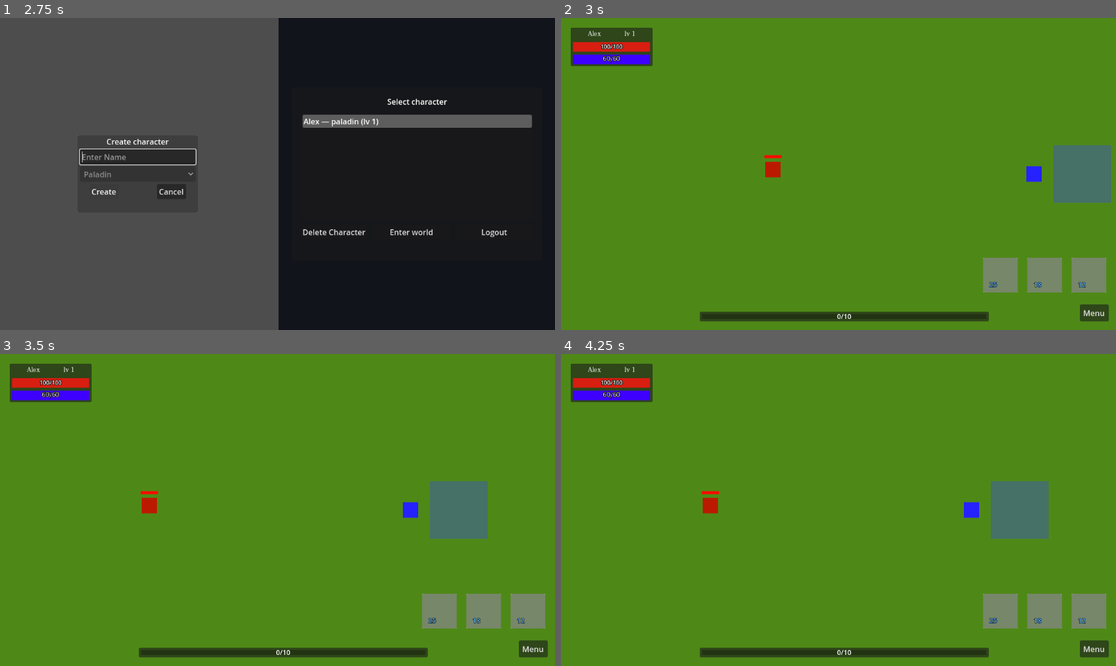
Above: before the commit, frames 1-4 (two rows, left to right).
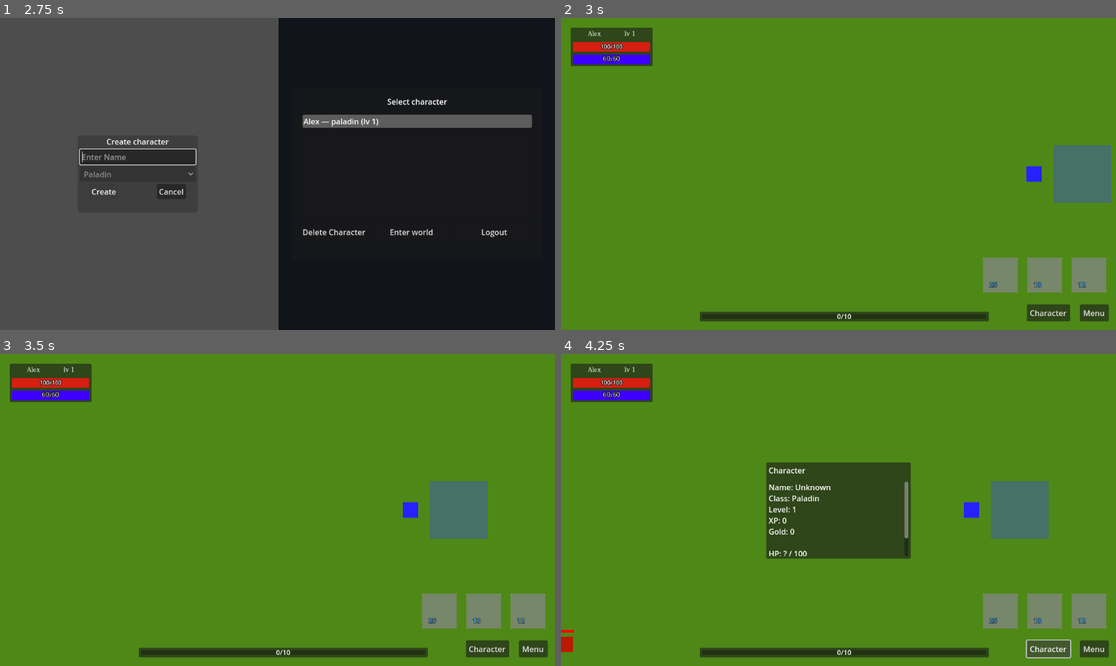
Above: after the commit, the same moments.

Repository: denisshkytko/mmo-mvp-godot
Game: Godot game, scene res://ui/flow/LoginUI.tscn
Same seed, same stepped clock (60 frames per second), same inputs: the game is played once before the commit and once after it. The engine's default icon, where the game draws it, is replaced by a stand-in: a white triangle on a blue panel in a dark square.
Inputs (mouse positions are in pixels of both pictures, inside the frame that each line leads up to):
- Up to frame 1 (2.75 s): click "Sign in" at 0.5 s; click (138, 155) at 1.27 s; type "Alex" at 1.35 s; click "Create" at 2 s
- Up to frame 2 (3 s): click "Enter world" at 2.75 s
- Up to frame 3 (3.5 s): no input
- Up to frame 4 (4.25 s): click (1049, 650) at 3.5 s, where only the run after the commit has a clickable "Character"

Frame 1 is identical in both runs. In frame 2, 0.6% of the frame differs, in the area x 36-92%, y 43-98%; in frame 3, 0.6%; in frame 4, 8.9%, in the area x 0-92%, y 34-98%.

Commit message:
Add CharacterHUD with toggleable character stats panel

Diff:
--- a/game/characters/mobs/NormalAggressiveMob.tscn
+++ b/game/characters/mobs/NormalAggressiveMob.tscn
@@ -1,6 +1,7 @@
-[gd_scene load_steps=7 format=3 uid="uid://c8qhqey2vbhkc"]
+[gd_scene load_steps=8 format=3 uid="uid://c8qhqey2vbhkc"]
 
 [ext_resource type="Script" uid="uid://cvfcjvpmn6mum" path="res://game/characters/mobs/normal_aggressive_mob.gd" id="1_tamd3"]
+[ext_resource type="PackedScene" uid="uid://nas2p81wwe7r" path="res://game/characters/mobs/projectiles/HomingProjectile.tscn" id="2_8u31h"]
 [ext_resource type="Script" uid="uid://dv1banbiwsk4u" path="res://game/characters/mobs/normal_aggressive_mob_ai.gd" id="2_bknh3"]
 [ext_resource type="Script" uid="uid://bhbt685cxtod3" path="res://game/characters/mobs/normal_aggressive_mob_combat.gd" id="3_8u31h"]
 [ext_resource type="Script" uid="uid://dgcctk2ufrluw" path="res://game/characters/mobs/normal_aggressive_mob_stats.gd" id="4_q1mdw"]
@@ -14,24 +15,7 @@
 [node name="NormalAggressiveMob" type="CharacterBody2D" groups=["mobs"]]
 motion_mode = 1
 script = ExtResource("1_tamd3")
-aggro_radius = null
-base_xp = null
-xp_per_level = null
-melee_base_attack = null
-melee_attack_per_level = null
-melee_base_max_hp = null
-melee_base_defense = null
-melee_defense_per_level = null
-melee_stop_distance = null
-melee_attack_range = null
-melee_attack_cooldown = null
-ranged_base_attack = null
-ranged_attack_per_level = null
-ranged_base_max_hp = null
-ranged_base_defense = null
-ranged_defense_per_level = null
-ranged_attack_range = null
-ranged_attack_cooldown = null
+ranged_projectile_scene = ExtResource("2_8u31h")
 
 [node name="TargetMarker" type="ColorRect" parent="."]
 offset_left = -22.0
--- a/game/characters/mobs/normal_aggressive_mob_combat.gd
+++ b/game/characters/mobs/normal_aggressive_mob_combat.gd
@@ -28,17 +28,48 @@
 	if not player.has_method("take_damage"):
 		return
 
+	# если игрок мёртв — не атакуем
+	if "is_dead" in player and bool(player.get("is_dead")):
+		return
+
 	var dist: float = owner.global_position.distance_to(player.global_position)
 
 	if attack_mode == AttackMode.MELEE:
 		if dist <= melee_attack_range and _attack_timer <= 0.0:
 			player.call("take_damage", attack_value)
 			_attack_timer = melee_cooldown
-	else:
-		if dist <= ranged_attack_range and _attack_timer <= 0.0:
-			# пока instant-hit (снаряд подключим позже, когда решишь)
-			player.call("take_damage", attack_value)
-			_attack_timer = ranged_cooldown
+		return
+
+	# RANGED
+	if dist <= ranged_attack_range and _attack_timer <= 0.0:
+		_fire_ranged(owner, player, attack_value)
+		_attack_timer = ranged_cooldown
+
+func _fire_ranged(owner: Node2D, player: Node2D, damage: int) -> void:
+	# Если сцена не назначена — fallback на instant-hit (чтобы не сломать игру)
+	if ranged_projectile_scene == null:
+		player.call("take_damage", damage)
+		return
+
+	var inst := ranged_projectile_scene.instantiate()
+	var proj := inst as Node2D
+	if proj == null:
+		# если кто-то случайно назначил не Node2D
+		player.call("take_damage", damage)
+		return
+
+	# добавляем в мир рядом с мобом (на уровень выше моба)
+	var parent := owner.get_parent()
+	if parent == null:
+		player.call("take_damage", damage)
+		return
+
+	parent.add_child(proj)
+	proj.global_position = owner.global_position
+
+	# setup если есть метод
+	if proj.has_method("setup"):
+		proj.call("setup", player, damage, owner)
 
 func get_stop_distance() -> float:
 	if attack_mode == AttackMode.MELEE:
--- /dev/null
+++ b/game/characters/mobs/projectiles/HomingProjectile.tscn
@@ -0,0 +1,11 @@
+[gd_scene load_steps=3 format=3 uid="uid://nas2p81wwe7r"]
+
+[ext_resource type="Script" uid="uid://b8nktpjaxj3dy" path="res://game/characters/mobs/projectiles/homing_projectile.gd" id="1_opowe"]
+[ext_resource type="Texture2D" uid="uid://dpk1lcys7sc8o" path="res://icon.svg" id="1_xwjd8"]
+
+[node name="HomingProjectile" type="Node2D"]
+script = ExtResource("1_opowe")
+
+[node name="Sprite2D" type="Sprite2D" parent="."]
+scale = Vector2(0.1, 0.1)
+texture = ExtResource("1_xwjd8")
--- /dev/null
+++ b/game/characters/mobs/projectiles/homing_projectile.gd
@@ -0,0 +1,68 @@
+extends Node2D
+class_name HomingProjectile
+
+@export var speed: float = 420.0
+@export var hit_distance: float = 10.0
+@export var max_lifetime: float = 6.0
+
+var _target: Node2D = null
+var _damage: int = 0
+var _source: Node2D = null
+var _hit: bool = false
+var _life: float = 0.0
+
+func setup(target: Node2D, damage: int, source: Node2D = null) -> void:
+	_target = target
+	_damage = damage
+	_source = source
+
+func _physics_process(delta: float) -> void:
+	if _hit:
+		return
+
+	_life += delta
+	if _life >= max_lifetime:
+		queue_free()
+		return
+
+	# Если цель пропала — удаляем снаряд
+	if _target == null or not is_instance_valid(_target):
+		queue_free()
+		return
+
+	# Если источник нужен тебе как “контроль жизни снаряда” — оставляем.
+	# Если моб умер и его удалили — снаряд тоже исчезнет, чтобы не было мусора.
+	if _source != null and not is_instance_valid(_source):
+		queue_free()
+		return
+
+	# Если игрок уже мёртв — не продолжаем
+	if "is_dead" in _target and bool(_target.get("is_dead")):
+		queue_free()
+		return
+
+	# Движение: каждый кадр летим прямо к текущей позиции игрока (100% попадание)
+	var to_target: Vector2 = _target.global_position - global_position
+	var dist: float = to_target.length()
+
+	if dist <= hit_distance:
+		_apply_hit()
+		return
+
+	var dir: Vector2 = to_target / dist
+	global_position += dir * speed * delta
+
+func _apply_hit() -> void:
+	if _hit:
+		return
+	_hit = true
+
+	if _target != null and is_instance_valid(_target):
+		if "is_dead" in _target and bool(_target.get("is_dead")):
+			queue_free()
+			return
+
+		if _target.has_method("take_damage"):
+			_target.call("take_damage", _damage)
+
+	queue_free()
--- /dev/null
+++ b/game/world/spawners/NAMSpawner.tscn
@@ -0,0 +1,6 @@
+[gd_scene load_steps=2 format=3 uid="uid://6lf4c54hdjyr"]
+
+[ext_resource type="Script" uid="uid://bk3kh0k3lb51t" path="res://game/world/spawners/nam_spawner.gd" id="1_4saif"]
+
+[node name="NAMSpawner" type="Node2D"]
+script = ExtResource("1_4saif")
--- a/game/world/spawners/Spawner.tscn
+++ /dev/null
@@ -1,11 +0,0 @@
-[gd_scene load_steps=3 format=3 uid="uid://6lf4c54hdjyr"]
-
-[ext_resource type="Script" uid="uid://bk3kh0k3lb51t" path="res://game/world/spawners/spawner.gd" id="1_ppg5a"]
-[ext_resource type="PackedScene" uid="uid://c8qhqey2vbhkc" path="res://game/characters/mobs/NormalAggressiveMob.tscn" id="2_18xnq"]
-
-[node name="Spawner" type="Node2D"]
-script = ExtResource("1_ppg5a")
-mob_scene = ExtResource("2_18xnq")
-respawn_seconds = 10.0
-behavior = 1
-leash_distance = 660.0
--- /dev/null
+++ b/game/world/spawners/nam_spawner.gd
@@ -0,0 +1,6 @@
+extends Node2D
+class_name NamSpawner
+
+# Только для режима Guard: куда "смотрит" моб в idle
+# (пока это задел на будущее — если у моба появятся анимации/флип)
+@export_enum("Default", "Up", "Right", "Down", "Left") var guard_facing: int = 0
--- /dev/null
+++ b/game/world/spawners/nam_spawner_group.gd
@@ -0,0 +1,163 @@
+extends Node2D
+class_name NamSpawnerGroup
+
+# SpawnerGroup теперь всегда спавнит только эту сцену
+const MOB_SCENE: PackedScene = preload("res://game/characters/mobs/NormalAggressiveMob.tscn")
+
+enum Behavior { GUARD, PATROL }
+enum AttackMode { MELEE, RANGED }
+
+# -----------------------------
+# Общие параметры группы
+# -----------------------------
+
+@export_group("Mob Setup")
+@export var loot_table_id: String = "lt_slime_low"
+@export var level_min: int = 1
+@export var level_max: int = 1
+@export_enum("Melee", "Ranged") var attack_mode: int = AttackMode.MELEE
+
+@export_group("AI Common")
+@export var speed: float = 120.0
+
+# Радиус преследования (leash)
+@export var leash_distance: float = 420.0
+
+@export_group("Behavior After Spawn")
+@export_enum("Guard", "Patrol") var behavior: int = Behavior.GUARD
+
+# Используются только если Patrol
+@export var patrol_radius: float = 140.0
+@export var patrol_pause_seconds: float = 1.5
+
+@export_group("Respawn")
+@export var respawn_seconds: float = 10.0
+
+# -----------------------------
+# На будущее
+# -----------------------------
+@export_group("Future (not used yet)")
+@export var visual_set_id: String = ""
+@export var ability_kit_id: String = ""
+
+# -----------------------------
+# Runtime
+# -----------------------------
+var _points: Array[NamSpawner] = []
+var _mob_by_point: Array = []
+var _corpse_by_point: Array = []
+var _waiting_corpse: Array[bool] = []
+var _waiting_respawn: Array[bool] = []
+var _respawn_timer: Array[float] = []
+
+func _ready() -> void:
+	_collect_points()
+	call_deferred("_spawn_all")
+
+func _process(delta: float) -> void:
+	for i in range(_points.size()):
+		if _waiting_corpse[i]:
+			continue
+
+		if _waiting_respawn[i]:
+			_respawn_timer[i] -= delta
+			if _respawn_timer[i] <= 0.0:
+				_waiting_respawn[i] = false
+				_spawn_at(i)
+
+func _collect_points() -> void:
+	_points.clear()
+
+	for c in get_children():
+		if c is NamSpawner:
+			_points.append(c)
+
+	_mob_by_point.resize(_points.size())
+	_corpse_by_point.resize(_points.size())
+	_waiting_corpse.resize(_points.size())
+	_waiting_respawn.resize(_points.size())
+	_respawn_timer.resize(_points.size())
+
+	for i in range(_points.size()):
+		_mob_by_point[i] = null
+		_corpse_by_point[i] = null
+		_waiting_corpse[i] = false
+		_waiting_respawn[i] = false
+		_respawn_timer[i] = 0.0
+
+func _spawn_all() -> void:
+	for i in range(_points.size()):
+		_spawn_at(i)
+
+func _spawn_at(index: int) -> void:
+	if index < 0 or index >= _points.size():
+		return
+
+	var p: NamSpawner = _points[index]
+	if p == null:
+		return
+
+	var inst := MOB_SCENE.instantiate()
+	var mob := inst as NormalAggresiveMob
+	if mob == null:
+		push_error("NamSpawnerGroup: MOB_SCENE root must be NormalAggresiveMob.")
+		return
+
+	get_parent().add_child.call_deferred(mob)
+	_mob_by_point[index] = mob
+
+	var lvl: int = level_min
+	if level_max > level_min:
+		lvl = randi_range(level_min, level_max)
+
+	mob.call_deferred(
+		"apply_spawn_init",
+		p.global_position,
+		behavior,
+		-1.0, # aggro_radius не задаём → моб использует своё значение
+		leash_distance,
+		patrol_radius,
+		patrol_pause_seconds,
+		speed,
+		lvl,
+		attack_mode,
+		"",              # mob_id больше не используется
+		loot_table_id
+	)
+
+	var cb := Callable(self, "_on_mob_died").bind(index)
+	if not mob.died.is_connected(cb):
+		mob.died.connect(cb)
+
+func _on_mob_died(corpse: Corpse, index: int) -> void:
+	if index < 0 or index >= _points.size():
+		return
+
+	_mob_by_point[index] = null
+	_corpse_by_point[index] = corpse
+
+	if corpse == null:
+		_waiting_respawn[index] = true
+		_respawn_timer[index] = respawn_seconds
+		return
+
+	_waiting_corpse[index] = true
+
+	var cb := Callable(self, "_on_corpse_despawned").bind(index)
+	if corpse.has_signal("despawned"):
+		if not corpse.despawned.is_connected(cb):
+			corpse.despawned.connect(cb)
+	else:
+		_waiting_corpse[index] = false
+		_waiting_respawn[index] = true
+		_respawn_timer[index] = respawn_seconds
+
+func _on_corpse_despawned(index: int) -> void:
+	if index < 0 or index >= _points.size():
+		return
+
+	_waiting_corpse[index] = false
+	_corpse_by_point[index] = null
+
+	_waiting_respawn[index] = true
+	_respawn_timer[index] = respawn_seconds
--- a/game/world/spawners/spawner.gd
+++ /dev/null
@@ -1,104 +0,0 @@
-extends Node2D
-class_name Spawner
-
-@export var mob_scene: PackedScene
-@export var respawn_seconds: float = 6.0
-
-@export var mob_id: String = "slime"
-@export var loot_table_id: String = "lt_slime_low"
-
-@export var level_min: int = 1
-@export var level_max: int = 1
-
-@export_enum("Melee", "Ranged") var attack_mode: int = 0
-
-# Не менять задание эти параметров через индексы
-@export_enum("Guard", "Patrol") var behavior: int = 0
-
-@export var speed: float = 120.0
-@export var aggro_radius: float = 260.0
-@export var leash_distance: float = 420.0
-@export var patrol_radius: float = 140.0
-@export var patrol_pause_seconds: float = 1.5
-
-var _waiting_respawn: bool = false
-var _respawn_timer: float = 0.0
-
-var _current_mob: NormalAggresiveMob = null
-var _current_corpse: Corpse = null
-var _waiting_for_corpse: bool = false
-
-func _ready() -> void:
-	call_deferred("_spawn_now")
-
-func _process(delta: float) -> void:
-	if _waiting_for_corpse:
-		return
-
-	if _waiting_respawn:
-		_respawn_timer -= delta
-		if _respawn_timer <= 0.0:
-			_waiting_respawn = false
-			_spawn_now()
-
-func _spawn_now() -> void:
-	if mob_scene == null:
-		push_error("Spawner: mob_scene is empty.")
-		return
-
-	var inst := mob_scene.instantiate()
-	var mob := inst as NormalAggresiveMob
-	if mob == null:
-		push_error("Spawner: mob_scene root must have NormalAggresiveMob (class_name NormalAggresiveMob).")
-		return
-
-	get_parent().add_child.call_deferred(mob)
-	_current_mob = mob
-
-	var lvl: int = level_min
-	if level_max > level_min:
-		lvl = randi_range(level_min, level_max)
-
-	# ВАЖНО: инициализируем ПОСЛЕ добавления в дерево
-	mob.call_deferred(
-		"apply_spawn_init",
-		global_position,
-		behavior,
-		aggro_radius,
-		leash_distance,
-		patrol_radius,
-		patrol_pause_seconds,
-		speed,
-		lvl,
-		attack_mode,
-		mob_id,
-		loot_table_id
-	)
-
-	# Death
-	if not mob.died.is_connected(_on_mob_died):
-		mob.died.connect(_on_mob_died)
-
-
-func _on_mob_died(corpse: Corpse) -> void:
-	_current_mob = null
-	_current_corpse = corpse
-
-	# Если трупа нет — просто respawn timer
-	if _current_corpse == null:
-		_waiting_respawn = true
-		_respawn_timer = respawn_seconds
-		return
-
-	_waiting_for_corpse = true
-
-	# Ждём сигнал despawned от Corpse
-	if not _current_corpse.despawned.is_connected(_on_corpse_despawned):
-		_current_corpse.despawned.connect(_on_corpse_despawned)
-
-func _on_corpse_despawned() -> void:
-	_waiting_for_corpse = false
-	_current_corpse = null
-
-	_waiting_respawn = true
-	_respawn_timer = respawn_seconds
--- a/game/world/spawners/spawner_group.gd
+++ /dev/null
@@ -1,52 +0,0 @@
-extends Node2D
-class_name SpawnerGroup
-
-@export var mob_id: String = ""
-@export var loot_table_id: String = ""
-@export var level_min: int = 0
-@export var level_max: int = 0
-
-# Не менять задание эти параметров через индексы
-@export_enum("Guard", "Patrol") var behavior: int = 0
-@export var aggro_radius: float = -1.0
-@export var leash_distance: float = -1.0
-@export var patrol_radius: float = -1.0
-@export var patrol_pause_seconds: float = -1.0
-@export_enum("Melee", "Ranged") var attack_mode: int = -1
-
-func _ready() -> void:
-	_apply_to_children()
-
-func _apply_to_children() -> void:
-	for c in get_children():
-		if c == null:
-			continue
-		if not (c is Spawner):
-			continue
-
-		var s := c as Spawner
-
-		# применяем только если в спавнере значение "пустое" или дефолтное
-		if mob_id != "" and s.mob_id == "":
-			s.mob_id = mob_id
-		if loot_table_id != "" and s.loot_table_id == "":
-			s.loot_table_id = loot_table_id
-
-		if level_min > 0 and s.level_min <= 0:
-			s.level_min = level_min
-		if level_max > 0 and s.level_max <= 0:
-			s.level_max = level_max
-
-		if attack_mode >= 0:
-			s.attack_mode = attack_mode
-		# behavior всегда задаётся через enum-поле behavior (0 Guard / 1 Patrol)
-		s.behavior = behavior
-
-		if aggro_radius > 0:
-			s.aggro_radius = aggro_radius
-		if leash_distance > 0:
-			s.leash_distance = leash_distance
-		if patrol_radius > 0:
-			s.patrol_radius = patrol_radius
-		if patrol_pause_seconds > 0:
-			s.patrol_pause_seconds = patrol_pause_seconds
--- a/game/world/zones/Zone_01.tscn
+++ b/game/world/zones/Zone_01.tscn
@@ -1,9 +1,9 @@
 [gd_scene load_steps=8 format=3 uid="uid://8eogwafoag68"]
 
 [ext_resource type="Script" uid="uid://6msi1bshuvgh" path="res://game/world/portals/portal.gd" id="1_25g3u"]
-[ext_resource type="PackedScene" uid="uid://6lf4c54hdjyr" path="res://game/world/spawners/Spawner.tscn" id="3_7rgpn"]
+[ext_resource type="PackedScene" uid="uid://6lf4c54hdjyr" path="res://game/world/spawners/NAMSpawner.tscn" id="3_7rgpn"]
 [ext_resource type="PackedScene" uid="uid://clp8k5d1jg7hp" path="res://game/world/graveyards/Graveyard.tscn" id="3_ah0r0"]
-[ext_resource type="Script" uid="uid://6sv2ohdhcpxy" path="res://game/world/spawners/spawner_group.gd" id="3_rjbcs"]
+[ext_resource type="Script" uid="uid://6sv2ohdhcpxy" path="res://game/world/spawners/nam_spawner_group.gd" id="3_rjbcs"]
 
 [sub_resource type="RectangleShape2D" id="RectangleShape2D_bajtg"]
 size = Vector2(4000, 40)
@@ -68,49 +68,29 @@
 [node name="Graveyard" parent="." instance=ExtResource("3_ah0r0")]
 position = Vector2(-1077, -619)
 
-[node name="SpawnersGroup" type="Node2D" parent="."]
+[node name="NamSpawnersGroup" type="Node2D" parent="."]
 script = ExtResource("3_rjbcs")
-mob_id = "slime"
-loot_table_id = "lt_slime_low"
-level_min = 1
 level_max = 2
-aggro_radius = 250.0
+attack_mode = 1
 leash_distance = 1000.0
+behavior = 1
 patrol_radius = 350.0
 patrol_pause_seconds = 3.0
 
-[node name="Spawner" parent="SpawnersGroup" instance=ExtResource("3_7rgpn")]
-position = Vector2(-1172, 4)
-level_max = 2
-behavior = 0
-patrol_radius = 220.0
-patrol_pause_seconds = 1.0
+[node name="NAMSpawner" parent="NamSpawnersGroup" instance=ExtResource("3_7rgpn")]
+position = Vector2(-905, -434)
 
-[node name="Spawner2" parent="SpawnersGroup" instance=ExtResource("3_7rgpn")]
-position = Vector2(-652, 585)
-level_max = 2
-patrol_pause_seconds = 1.0
+[node name="NAMSpawner2" parent="NamSpawnersGroup" instance=ExtResource("3_7rgpn")]
+position = Vector2(-24, -685)
 
-[node name="Spawner3" parent="SpawnersGroup" instance=ExtResource("3_7rgpn")]
-position = Vector2(510, 615)
-level_max = 2
-patrol_pause_seconds = 1.0
+[node name="NAMSpawner3" parent="NamSpawnersGroup" instance=ExtResource("3_7rgpn")]
+position = Vector2(782, -354)
 
-[node name="Spawner4" parent="SpawnersGroup" instance=ExtResource("3_7rgpn")]
-position = Vector2(1158, -9)
-level_max = 2
-patrol_pause_seconds = 1.0
+[node name="NAMSpawner4" parent="NamSpawnersGroup" instance=ExtResource("3_7rgpn")]
+position = Vector2(776, 428)
 
-[node name="Spawner5" parent="SpawnersGroup" instance=ExtResource("3_7rgpn")]
-position = Vector2(436, -755)
-level_max = 2
-patrol_pause_seconds = 1.0
+[node name="NAMSpawner5" parent="NamSpawnersGroup" instance=ExtResource("3_7rgpn")]
+position = Vector2(-24, 698)
 
-[node name="Spawner6" parent="SpawnersGroup" instance=ExtResource("3_7rgpn")]
-position = Vector2(-493, -736)
-level_max = 2
-patrol_pause_seconds = 1.0
-
-[node name="Spawner7" parent="SpawnersGroup" instance=ExtResource("3_7rgpn")]
-position = Vector2(-6, 630)
-patrol_pause_seconds = 1.0
+[node name="NAMSpawner6" parent="NamSpawnersGroup" instance=ExtResource("3_7rgpn")]
+position = Vector2(-979, 392)
--- a/ui/game/GameUI.tscn
+++ b/ui/game/GameUI.tscn
@@ -9,6 +9,7 @@
 [ext_resource type="PackedScene" uid="uid://bq1obwgfdui1f" path="res://ui/game/hud/InventoryHUD.tscn" id="7_eb4up"]
 [ext_resource type="PackedScene" uid="uid://cyfwx2chmt82i" path="res://ui/game/hud/LootHUD.tscn" id="8_vphlp"]
 [ext_resource type="PackedScene" uid="uid://cfogpoavpomnd" path="res://ui/game/hud/MenuHUD.tscn" id="9_48nlf"]
+[ext_resource type="PackedScene" uid="uid://k52s76musmbr" path="res://ui/game/hud/CharacterHUD.tscn" id="10_lj31k"]
 
 [node name="GameUI" type="CanvasLayer"]
 
@@ -40,3 +41,8 @@
 
 [node name="MenuHUD" parent="Root" instance=ExtResource("9_48nlf")]
 layout_mode = 0
+
+[node name="CharacterHUD" parent="Root" instance=ExtResource("10_lj31k")]
+layout_mode = 0
+offset_right = 0.0
+offset_bottom = 0.0
--- /dev/null
+++ b/ui/game/hud/CharacterHUD.tscn
@@ -0,0 +1,53 @@
+[gd_scene load_steps=2 format=3 uid="uid://k52s76musmbr"]
+
+[ext_resource type="Script" uid="uid://benifso7efdrw" path="res://ui/game/hud/character_hud.gd" id="1_6op8q"]
+
+[node name="CharacterHUD" type="Control"]
+layout_mode = 3
+anchors_preset = 0
+offset_right = 40.0
+offset_bottom = 40.0
+script = ExtResource("1_6op8q")
+
+[node name="CharacterButton" type="Button" parent="."]
+custom_minimum_size = Vector2(90, 35)
+layout_mode = 0
+offset_left = 967.0
+offset_top = 595.0
+offset_right = 1057.0
+offset_bottom = 630.0
+text = "Character"
+
+[node name="Panel" type="Panel" parent="."]
+visible = false
+custom_minimum_size = Vector2(300, 200)
+layout_mode = 0
+offset_left = 426.0
+offset_top = 225.0
+offset_right = 726.0
+offset_bottom = 425.0
+
+[node name="MarginContainer" type="MarginContainer" parent="Panel"]
+layout_mode = 1
+anchors_preset = 15
+anchor_right = 1.0
+anchor_bottom = 1.0
+grow_horizontal = 2
+grow_vertical = 2
+theme_override_constants/margin_left = 5
+theme_override_constants/margin_top = 5
+theme_override_constants/margin_right = 5
+theme_override_constants/margin_bottom = 5
+
+[node name="VBoxContainer" type="VBoxContainer" parent="Panel/MarginContainer"]
+layout_mode = 2
+theme_override_constants/separation = 5
+
+[node name="TitleLabel" type="Label" parent="Panel/MarginContainer/VBoxContainer"]
+custom_minimum_size = Vector2(290, 30)
+layout_mode = 2
+text = "Character"
+
+[node name="StatsText" type="RichTextLabel" parent="Panel/MarginContainer/VBoxContainer"]
+custom_minimum_size = Vector2(290, 155)
+layout_mode = 2
--- /dev/null
+++ b/ui/game/hud/character_hud.gd
@@ -0,0 +1,59 @@
+extends Control
+class_name CharacterHUD
+
+@onready var character_button: Button = $CharacterButton
+@onready var panel: Panel = $Panel
+@onready var stats_text: RichTextLabel = $Panel/MarginContainer/VBoxContainer/StatsText
+
+func _ready() -> void:
+	character_button.pressed.connect(_on_character_button_pressed)
+
+func _on_character_button_pressed() -> void:
+	panel.visible = not panel.visible
+	if panel.visible:
+		_refresh()
+
+func _refresh() -> void:
+	var player := get_tree().get_first_node_in_group("player")
+	if player == null:
+		stats_text.text = "Player not found."
+		return
+
+	# Если в будущем ты добавишь у игрока метод snapshot — он подхватится автоматически
+	if player.has_method("get_stats_snapshot"):
+		var d: Dictionary = player.call("get_stats_snapshot")
+		stats_text.text = _format_from_dict(d)
+		return
+
+	var lines: Array[String] = []
+	lines.append("Name: %s" % str(_safe_get(player, "character_name", "Unknown")))
+	lines.append("Class: %s" % str(_safe_get(player, "character_class", "Paladin")))
+	lines.append("Level: %s" % str(_safe_get(player, "level", _safe_call(player, "get_level", 1))))
+	lines.append("XP: %s" % str(_safe_get(player, "xp", _safe_call(player, "get_xp", 0))))
+	lines.append("Gold: %s" % str(_safe_get(player, "gold", _safe_call(player, "get_gold", 0))))
+	lines.append("")
+	lines.append("HP: %s / %s" % [
+		str(_safe_get(player, "hp", _safe_call(player, "get_hp", "?"))),
+		str(_safe_get(player, "max_hp", _safe_call(player, "get_max_hp", "?")))
+	])
+	lines.append("Attack: %s" % str(_safe_get(player, "attack", _safe_call(player, "get_attack", "?"))))
+	lines.append("Defense: %s" % str(_safe_get(player, "defense", _safe_call(player, "get_defense", "?"))))
+
+	stats_text.text = "\n".join(lines)
+
+func _format_from_dict(d: Dictionary) -> String:
+	var lines: Array[String] = []
+	for k in d.keys():
+		lines.append("%s: %s" % [str(k), str(d[k])])
+	return "\n".join(lines)
+
+func _safe_call(obj: Object, method: StringName, fallback) -> Variant:
+	if obj != null and obj.has_method(method):
+		return obj.call(method)
+	return fallback
+
+func _safe_get(obj: Object, prop: StringName, fallback) -> Variant:
+	if obj == null:
+		return fallback
+	var v: Variant = obj.get(prop)
+	return fallback if v == null else v
Not shown, added: game/characters/mobs/projectiles/homing_projectile.gd.uid
Renamed: game/world/spawners/spawner.gd.uid -> game/world/spawners/nam_spawner.gd.uid
Renamed: game/world/spawners/spawner_group.gd.uid -> game/world/spawners/nam_spawner_group.gd.uid
Not shown: 1 places in ui/game/GameUI.tscn that only renumber resources
Not shown, added: ui/game/hud/character_hud.gd.uid
